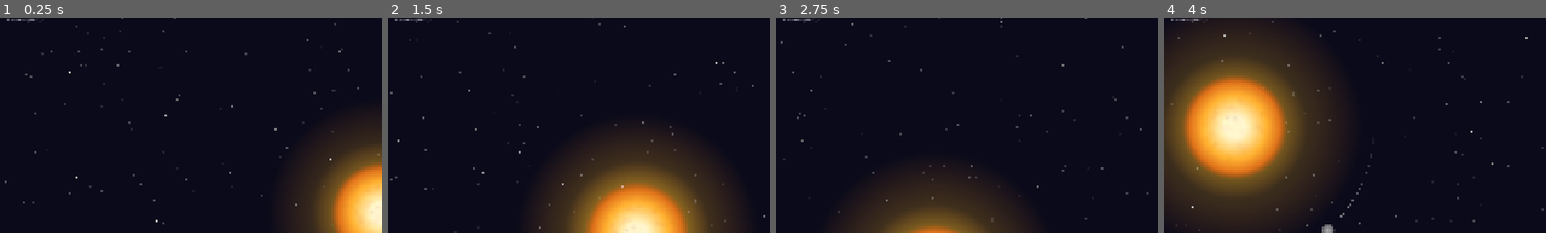
Above: before the commit, frames 1-4 (left to right).
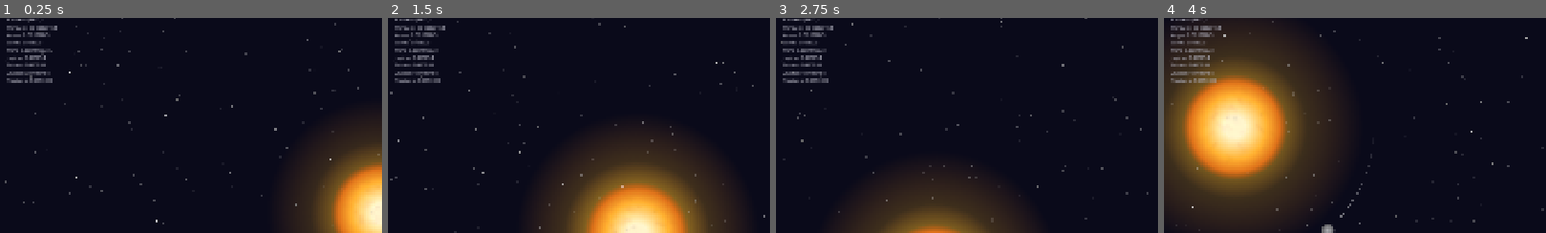
Above: after the commit, the same moments.

Repository: avantgardian/godot-space-idle
Game: Godot game, scene res://scenes/main.tscn
The game is run twice, just before and just after one commit, with the same random seed, the same clock (stepped at 60 frames per second) and the same inputs.
Inputs (mouse positions are % of the whole screen's width and height, from its top left):
- Up to frame 1 (0.25 s): no input
- Up to frame 2 (1.5 s): tap Enter at 0.5 s; move the mouse to (72, 45) at 0.52 s; hold Right (ui_right) 0.53-1.25 s; tap L at 0.6 s; click (72, 45) at 0.67 s; drag from (30, 55) to (45, 70) at 1.27 s
- Up to frame 3 (2.75 s): move the mouse to (60, 28) at 2.02 s; hold Right (ui_right) from 2.03 s (still down); tap L at 2.1 s
- Up to frame 4 (4 s): release Right (ui_right) at 2.75 s; drag from (45, 70) to (20, 35) at 2.77 s; move the mouse to (80, 65) at 3.52 s; hold Left (ui_left) from 3.53 s (still down); tap L at 3.6 s
The pictures show only the part of the screen within x 0-50%, y 5-55%; the shares and areas given below are measured in that part.

The runs differ from the first frame. In frame 1, 1.3% of the frame differs, in the area x 1-15%, y 3-31%; in frame 2, 1.3%; in frame 3, 1.3%; in frame 4, 1.3%.

Commit message:
fix: use plain Label for planet mass UI

Diff:
--- a/scripts/main.gd
+++ b/scripts/main.gd
@@ -32,7 +32,7 @@
 
 var sun_mass: float = 1.0
 var _mass_label: Label
-var _planet_mass_labels: Array[RichTextLabel]
+var _planet_mass_labels: Array[Label]
 var _collision_flash: float = 0.0
 var _impact_rings: Array[Dictionary]
 var _asteroids: Array[Node2D]
@@ -80,10 +80,9 @@
 	container.add_child(title)
 
 	for p in _planet_data:
-		var lbl := RichTextLabel.new()
-		lbl.bbcode_enabled = true
-		lbl.add_theme_color_override("default_color", Color(0.7, 0.7, 0.75, 1))
-		lbl.add_theme_font_size_override("normal_font_size", 12)
+		var lbl := Label.new()
+		lbl.add_theme_color_override("font_color", Color(0.7, 0.7, 0.75, 1))
+		lbl.add_theme_font_size_override("font_size", 12)
 		container.add_child(lbl)
 		_planet_mass_labels.append(lbl)
 
@@ -337,10 +336,12 @@
 			var pct: float = (m - p.initial_mass) / p.initial_mass * 100.0
 			var change := ""
 			if pct > 0.001:
-				change = " +%.1f%% ↑" % pct
+				var pct_str: String = str(pct)
+				var dot := pct_str.find(".")
+				if dot > 0 and dot + 2 < pct_str.length():
+					pct_str = pct_str.left(dot + 2)
+				change = " +%s%%" % pct_str
 			var line: String = "%s: %s%s" % [planet_names[i], str(m), change]
-			if p.node._dead:
-				line = "[s]" + line + "[/s]"
 			_planet_mass_labels[i].text = line
 
 	var camera := $Camera2D as Camera2D
